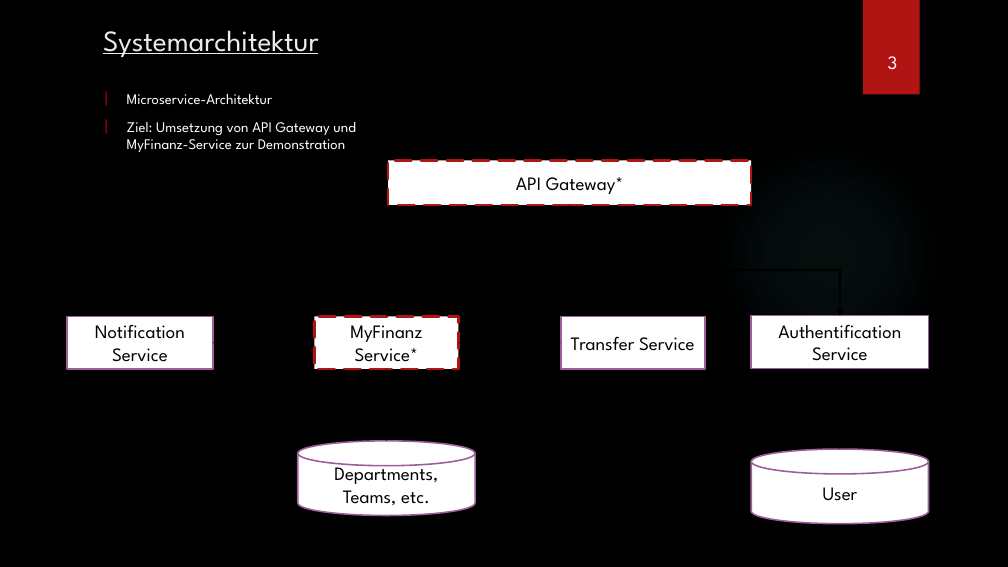
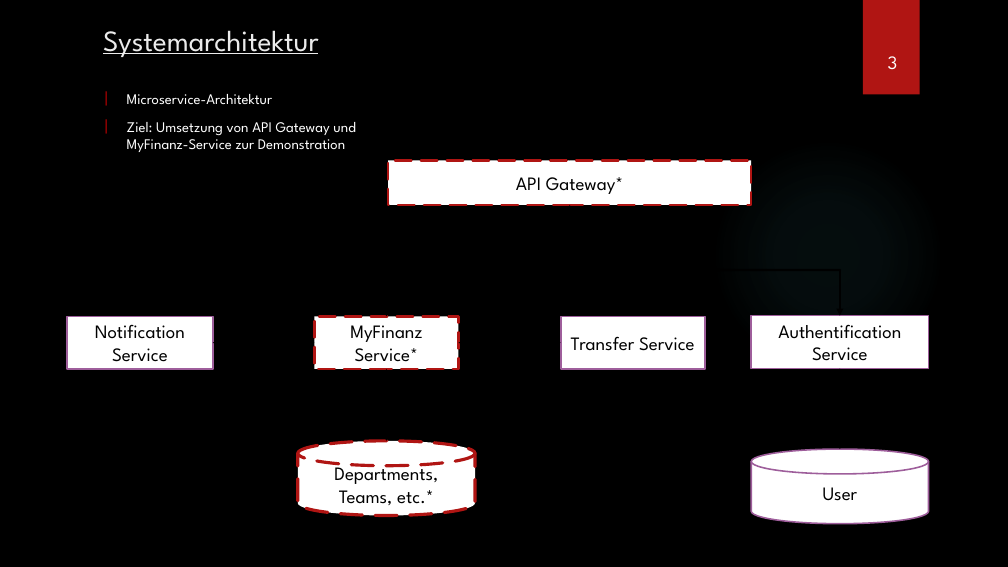
Before and after one commit to MJ7898/VereinsfinanzManager, a slide deck: slide 7 of Presentation/VereinsFinanzManager.pptx. Drawn at 1008x567 pixels with LibreOffice and Linux fonts; fonts in the diff are those of the drawing; background and template pictures are left out. Boxes give left, top, right and bottom in pixels: in the first picture for what was removed or moved away, otherwise in the second. Text is boxed around its words. In the diff, an @@ line names an element or a change of style, - is before the commit and + after.

```diff
--- a/Presentation/VereinsFinanzManager.pptx
+++ b/Presentation/VereinsFinanzManager.pptx
@@ cylinder "Departments, Teams, etc.*" at (x1=298, y1=441, x2=476, y2=516): outline #9E5E9B 1.5 pt to #B01513 3 pt dashed @@
@@ text in cylinder at (x1=334, y1=461, x2=438, y2=505): text changed @@
-Departments, Teams, etc.
+Departments, Teams, etc.*
```
Also in this commit, not shown: 3 other slides changed.
